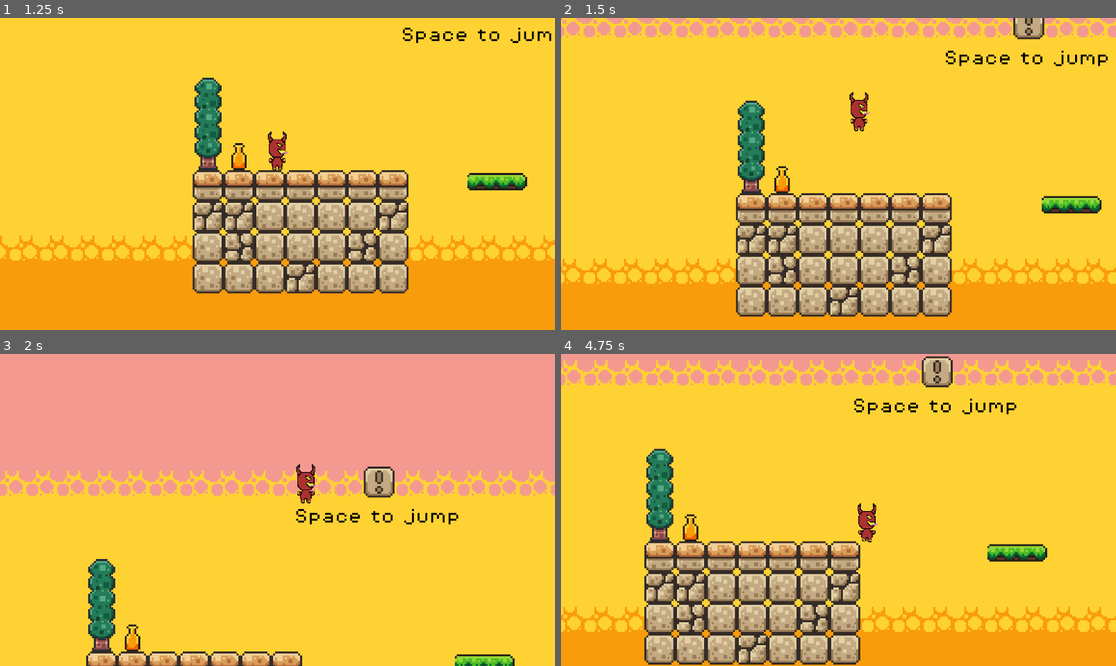
Above: before the commit, frames 1-4 (two rows, left to right).
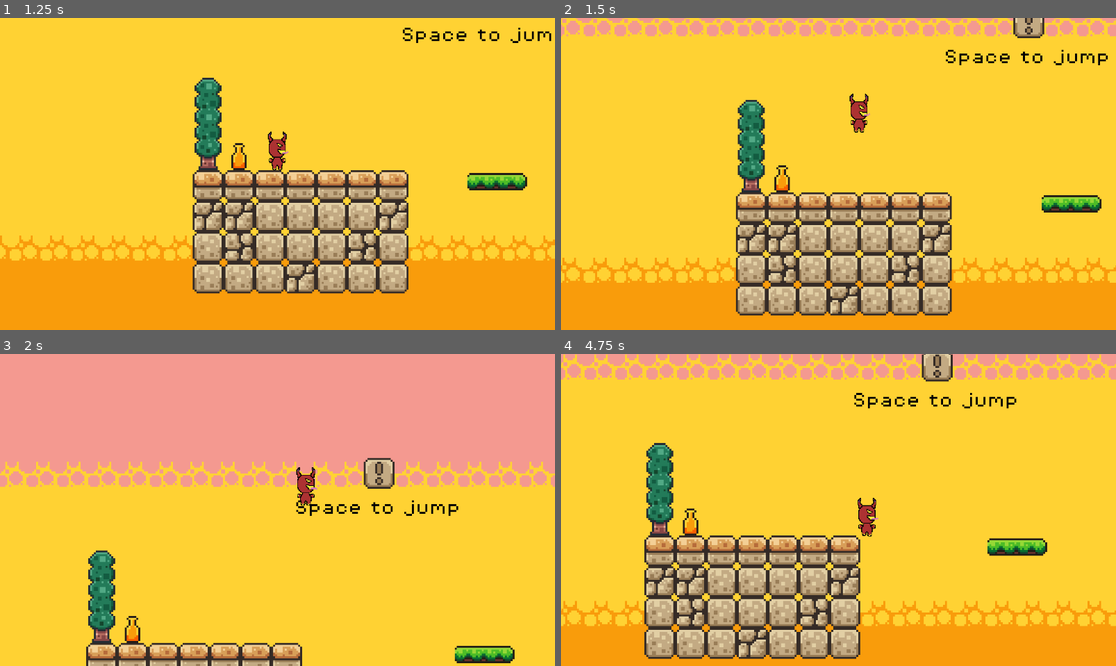
Above: after the commit, the same moments.

Repository: Purple9200/Final-Project-Platformer
Game: Godot game, scene res://title_screen.tscn
Two runs of this game, one before a commit and one after it. Both use one fixed random seed, a clock stepped at 60 frames per second and the inputs below.
Inputs:
- Up to frame 1 (1.25 s): click "Start Game" at 0.5 s
- Up to frame 2 (1.5 s): hold D (move_right) from 1.28 s (still down); tap Space (jump) at 1.35 s
- Up to frame 3 (2 s): keep holding D (move_right); tap Space (jump) at 1.52, 1.82 s
- Up to frame 4 (4.75 s): tap Space (jump) at 2.1, 2.27, 2.57, 2.85, 3.6, 3.77, 4.07, 4.35, 4.52 s; release D (move_right) at 2.78 s; hold A (move_left) 2.78-3.53 s; hold D (move_right) from 3.53 s (still down)

Frame 1 is identical in both runs. In frame 2, 6.5% of the frame differs, in the area x 0-100%, y 0-96%; in frame 3, 11%; in frame 4, 21%, in the area x 0-100%, y 0-100%.

Commit message:
Added new music

Diff:
--- a/DefaultMovementData.tres
+++ b/DefaultMovementData.tres
@@ -7,7 +7,7 @@
 speed = 100.0
 acceleration = 800.0
 friction = 1000.0
-jump_velocity = -299.0
+jump_velocity = -290.0
 gravity_scale = 1.0
 air_resistance = 200.0
 air_acceleration = 400.0
--- a/scenes/music.tscn
+++ b/scenes/music.tscn
@@ -1,8 +1,8 @@
 [gd_scene load_steps=2 format=3 uid="uid://dm1mhgwwwb2qi"]
 
-[ext_resource type="AudioStream" uid="uid://cvom7ifmvk6wb" path="res://assets/music/time_for_adventure.mp3" id="1_ssgvj"]
+[ext_resource type="AudioStream" uid="uid://davhxp0b3eeym" path="res://scenes/03. Blood Harvesting.mp3" id="1_ioug8"]
 
 [node name="Music" type="AudioStreamPlayer2D"]
-stream = ExtResource("1_ssgvj")
+stream = ExtResource("1_ioug8")
 autoplay = true
 bus = &"Music"
Not shown, added: scenes/03. Blood Harvesting.mp3.import
Not shown, added: scenes/03. Blood Harvesting.mp3
